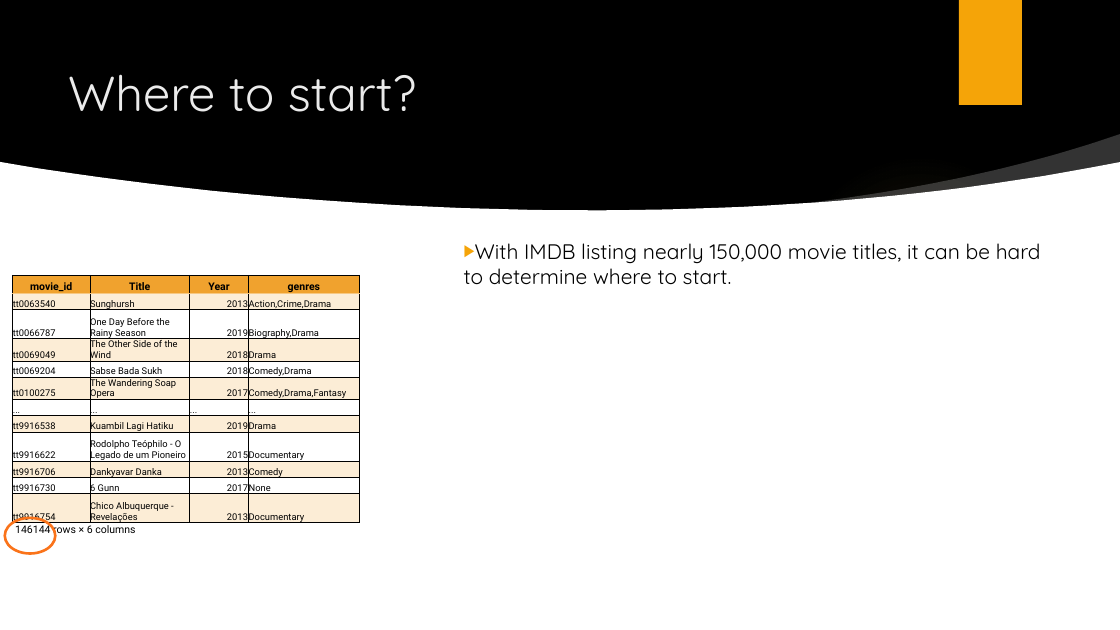
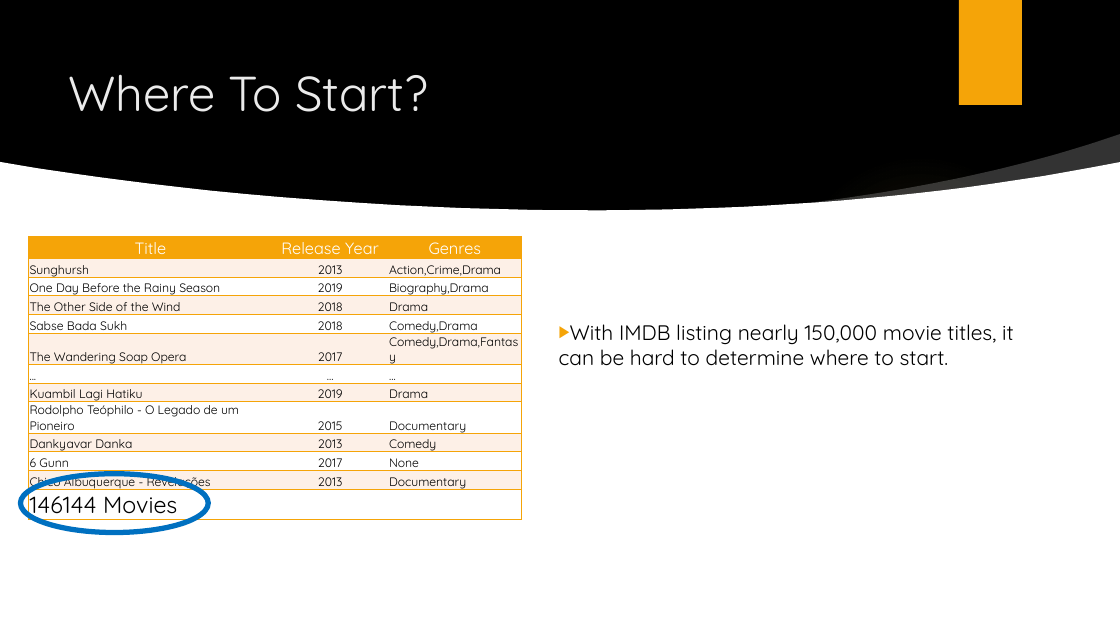
Before and after one commit to rustyb08/phase_1_project, a slide deck: slide 2 of Microsoft Original Content (Phase 1 Project).pptx. Drawn at 1120x630 pixels with LibreOffice and Linux fonts; fonts in the diff are those of the drawing; background and template pictures are left out. Boxes give left, top, right and bottom in pixels: in the first picture for what was removed or moved away, otherwise in the second. Text is boxed around its words. In the diff, an @@ line names an element or a change of style, - is before the commit and + after.

```diff
--- a/Microsoft Original Content (Phase 1 Project).pptx
+++ b/Microsoft Original Content (Phase 1 Project).pptx
@@ title at [68,74,428,112]: text changed @@
-Where to start?
+Where To Start?
@@ table at [29,236,522,524] @@
-column 1: movie_id | tt0063540 | tt0066787 | tt0069049 | tt0069204 | tt0100275 | ... | tt9916538 | tt9916622 | tt9916706 | tt9916730 | tt9916754 | 146144 rows × 6 columns
-column 2: Title | Sunghursh | One Day Before the Rainy Season | The Other Side of the Wind | Sabse Bada Sukh | The Wandering Soap Opera | ... | Kuambil Lagi Hatiku | Rodolpho Teóphilo - O Legado de um Pioneiro | Dankyavar Danka | 6 Gunn | Chico Albuquerque - Revelações | 
-column 3: Year | 2013 | 2019 | 2018 | 2018 | 2017 | ... | 2019 | 2015 | 2013 | 2017 | 2013 | 
-column 4: genres | Action,Crime,Drama | Biography,Drama | Drama | Comedy,Drama | Comedy,Drama,Fantasy | ... | Drama | Documentary | Comedy | None | Documentary | 
+column 1: Title | Sunghursh | One Day Before the Rainy Season | The Other Side of the Wind | Sabse Bada Sukh | The Wandering Soap Opera | ... | Kuambil Lagi Hatiku | Rodolpho Teóphilo - O Legado de um Pioneiro | Dankyavar Danka | 6 Gunn | Chico Albuquerque - Revelações | 146144 Movies
+column 2: Release Year | 2013 | 2019 | 2018 | 2018 | 2017 | ... | 2019 | 2015 | 2013 | 2017 | 2013 | 
+column 3: Genres | Action,Crime,Drama | Biography,Drama | Drama | Comedy,Drama | Comedy,Drama,Fantasy | ... | Drama | Documentary | Comedy | None | Documentary | 
@@ table: place and size @@
-table at [13,276,360,546]
+table at [29,236,522,524]
@@ text "With IMDB listing nearly 150,000 ..." rewrapped from [464,243,1041,285] to [559,324,1014,366] @@
@@ ellipse: place and size @@
-ellipse at [5,518,55,554]
+ellipse at [20,474,208,533]
@@ ellipse at [20,474,208,533]: outline #FA731A 2.25 pt to #0070C0 4.5 pt @@
```
Also in this commit, not shown: 2 other slides changed, 3 slides added, 1 other file.
